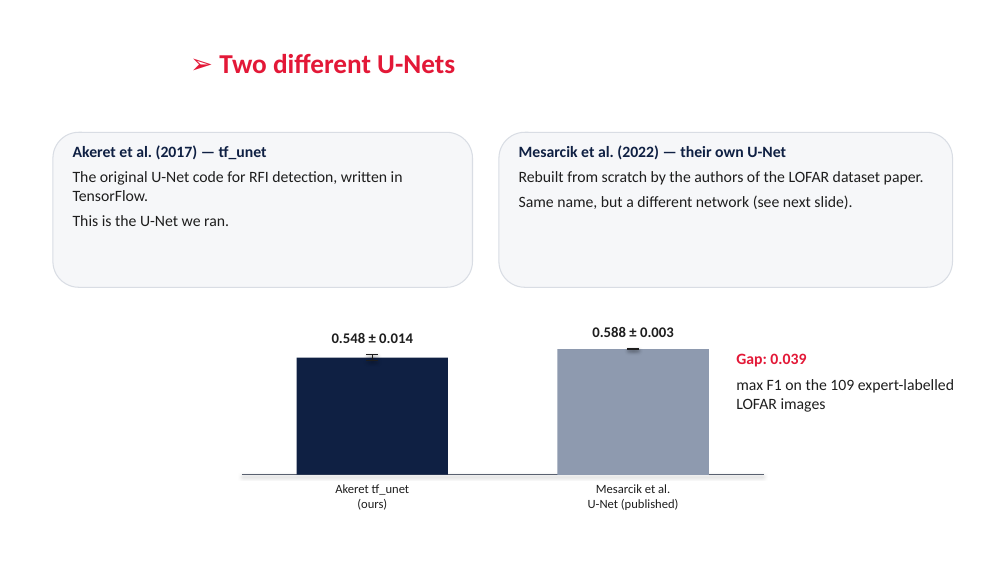
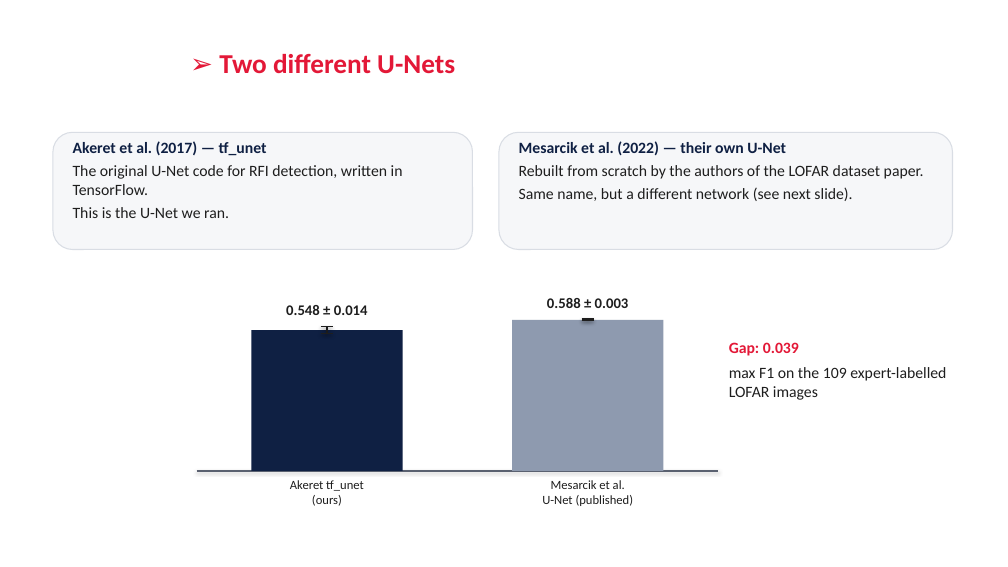
Before and after one commit to RonakSinghRaina/MP, a slide deck: slide 3 of Weekly_Report_Hybrid_DiL_Lab.pptx. Drawn at 1008x567 pixels with LibreOffice and Linux fonts; fonts in the diff are those of the drawing; background and template pictures are left out. Boxes give left, top, right and bottom in pixels: in the first picture for what was removed or moved away, otherwise in the second. Text is boxed around its words. In the diff, an @@ line names an element or a change of style, - is before the commit and + after.

```diff
--- a/Weekly_Report_Hybrid_DiL_Lab.pptx
+++ b/Weekly_Report_Hybrid_DiL_Lab.pptx
@@ rounded rectangle: place and size @@
-rounded rectangle at (53,132,473,287)
+rounded rectangle at (53,132,473,250)
@@ text "Akeret et al. (2017) — ..." at (73,141,403,218): less space between paragraphs @@
@@ rounded rectangle: place and size @@
-rounded rectangle at (499,132,953,287)
+rounded rectangle at (499,132,953,250)
@@ text "Mesarcik et al. (2022) — ..." at (519,141,924,201): less space between paragraphs @@
@@ 6 lines, 2 texts: place and size @@
-6 lines, 2 texts at (332,327,674,361)
+6 lines, 2 texts at (286,298,629,333)
@@ rectangle: place and size @@
-rectangle at (557,349,709,475)
+rectangle at (512,320,663,471)
@@ rectangle: place and size @@
-rectangle at (296,358,448,475)
+rectangle at (251,330,402,471)
@@ text "Gap: 0.039": place and size @@
-text "Gap: 0.039" at (736,353,954,412)
+text "Gap: 0.039" at (729,342,946,400)
@@ 2 texts, 1 line: place and size @@
-2 texts, 1 line at (242,475,764,510)
+2 texts, 1 line at (197,471,718,506)
```
Also in this commit, not shown: 5 other slides changed, 3 slides added, 1 slide removed, 2 other files.
